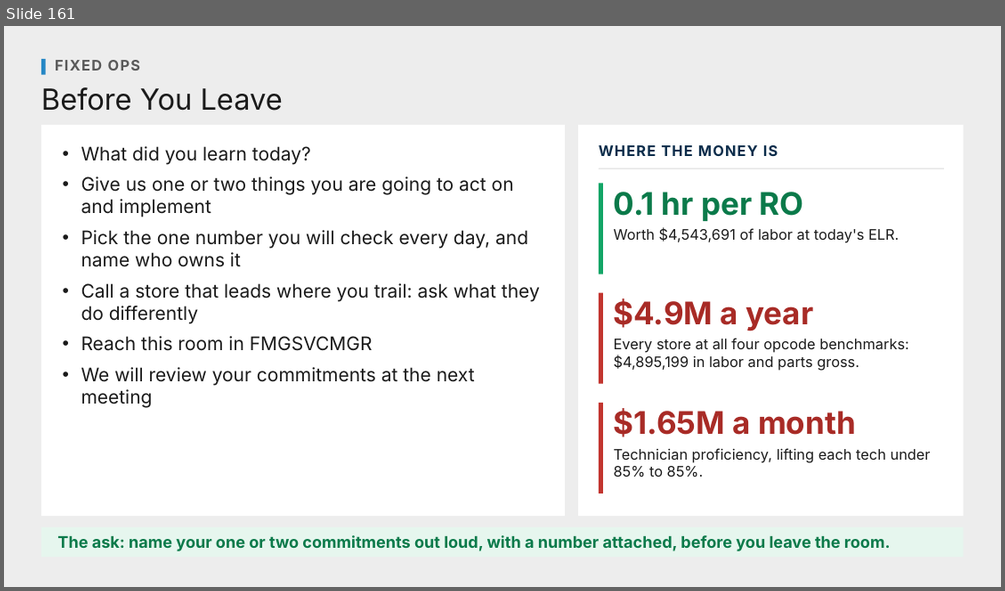
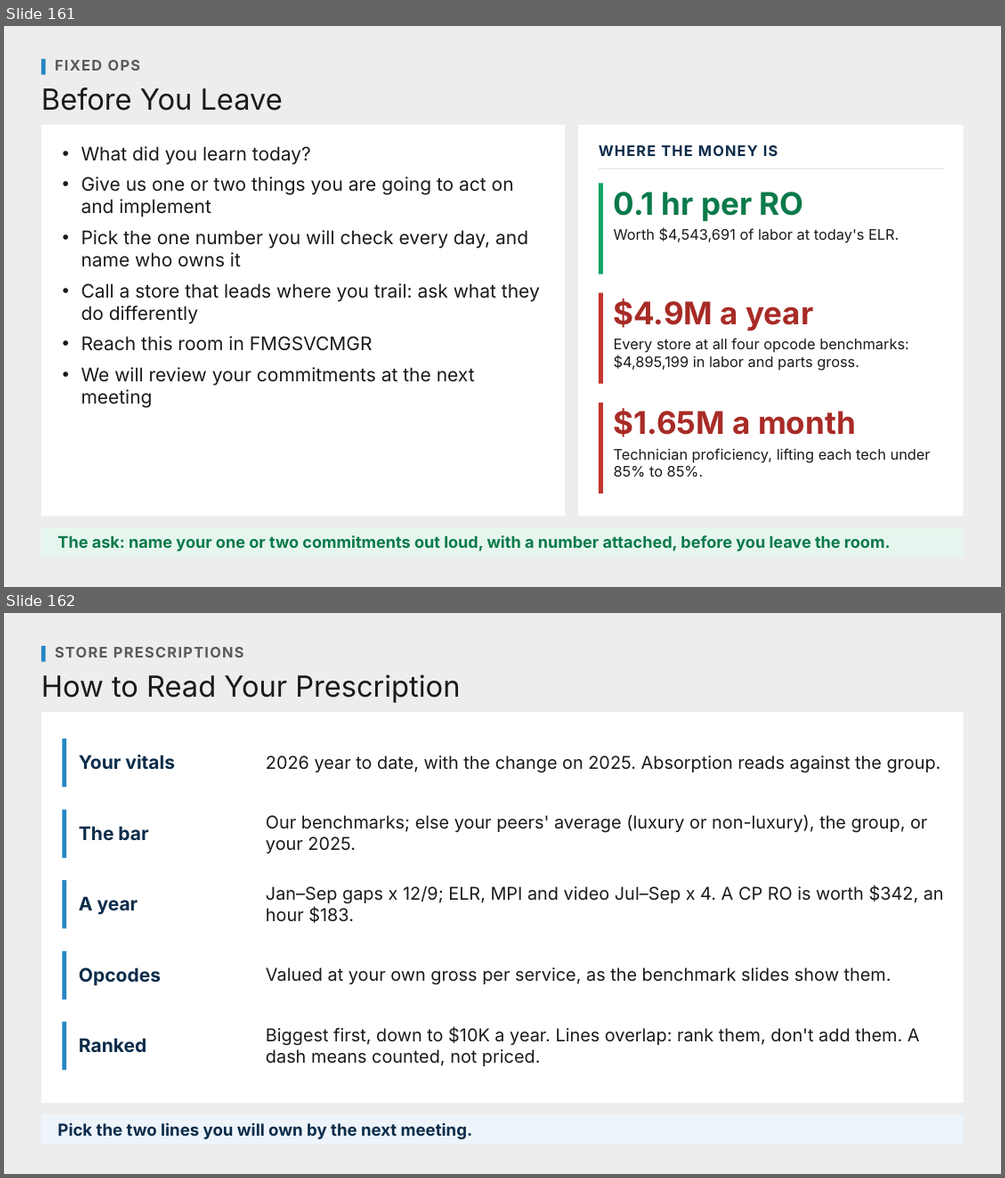
Before and after one commit to Ndresner/Noah, a slide deck: day2-deck/decks/Fixed Ops - Day 2 Example Test Deck.pptx. Shown one above the other, each under a label of ours: slide 161 before the commit, slides 161 and 162 after it. The pictures are 1005x591 and 1005x1178 pixels, drawn with LibreOffice and Linux fonts; fonts in the diff are those of the drawing. Boxes give left, top, right and bottom in pixels: in the first picture for what was removed or moved away, otherwise in the second. Text is boxed around its words. In the diff, an @@ line names an element or a change of style, - is before the commit and + after.

```diff
--- a/day2-deck/decks/Fixed Ops - Day 2 Example Test Deck.pptx
+++ b/day2-deck/decks/Fixed Ops - Day 2 Example Test Deck.pptx
@@ slide 162 added at (x1=4, y1=613, x2=1001, y2=1174), background #EDEDED @@
@@ rectangle added at (x1=41, y1=646, x2=46, y2=662), fill #2587C5 @@
@@ text added at (x1=55, y1=647, x2=244, y2=657), 14 pt, text #595959, bold @@
+STORE PRESCRIPTIONS
@@ text added at (x1=41, y1=674, x2=460, y2=703), 28 pt, text #1A1A1A @@
+How to Read Your Prescription
@@ rectangle added at (x1=41, y1=712, x2=963, y2=1103), fill #FFFFFF @@
@@ rectangle added at (x1=63, y1=738, x2=67, y2=787), fill #2587C5 @@
@@ text added at (x1=79, y1=755, x2=175, y2=770), 18 pt, text #0B2C4A, bold @@
+Your vitals
@@ text added at (x1=266, y1=755, x2=941, y2=773), 17 pt, text #1A1A1A @@
+2026 year to date, with the change on 2025. Absorption reads against the group.
@@ rectangle added at (x1=63, y1=810, x2=67, y2=859), fill #2587C5 @@
@@ text added at (x1=79, y1=826, x2=148, y2=841), 18 pt, text #0B2C4A, bold @@
+The bar
@@ text added at (x1=266, y1=814, x2=927, y2=853), 17 pt, text #1A1A1A @@
+Our benchmarks; else your peers' average (luxury or non-luxury), the group, or your 2025.
@@ rectangle added at (x1=63, y1=880, x2=67, y2=929), fill #2587C5 @@
@@ text added at (x1=79, y1=896, x2=138, y2=915), 18 pt, text #0B2C4A, bold @@
+A year
@@ text added at (x1=266, y1=884, x2=944, y2=923), 17 pt, text #1A1A1A @@
+Jan–Sep gaps x 12/9; ELR, MPI and video Jul–Sep x 4. A CP RO is worth $342, an hour $183.
@@ rectangle added at (x1=63, y1=951, x2=67, y2=999), fill #2587C5 @@
@@ text added at (x1=79, y1=967, x2=161, y2=986), 18 pt, text #0B2C4A, bold @@
+Opcodes
@@ text added at (x1=266, y1=967, x2=891, y2=985), 17 pt, text #1A1A1A @@
+Valued at your own gross per service, as the benchmark slides show them.
@@ rectangle added at (x1=63, y1=1022, x2=67, y2=1070), fill #2587C5 @@
@@ text added at (x1=79, y1=1038, x2=146, y2=1052), 18 pt, text #0B2C4A, bold @@
+Ranked
@@ text added at (x1=266, y1=1026, x2=920, y2=1066), 17 pt, text #1A1A1A @@
+Biggest first, down to $10K a year. Lines overlap: rank them, don't add them. A dash means counted, not priced.
@@ rectangle added at (x1=41, y1=1114, x2=963, y2=1144), fill #EDF4FA @@
@@ text added at (x1=57, y1=1122, x2=473, y2=1139), 16 pt, text #0B2C4A, bold @@
+Pick the two lines you will own by the next meeting.
```
Also in this commit, not shown: 33 other slides added, 3 other files.
